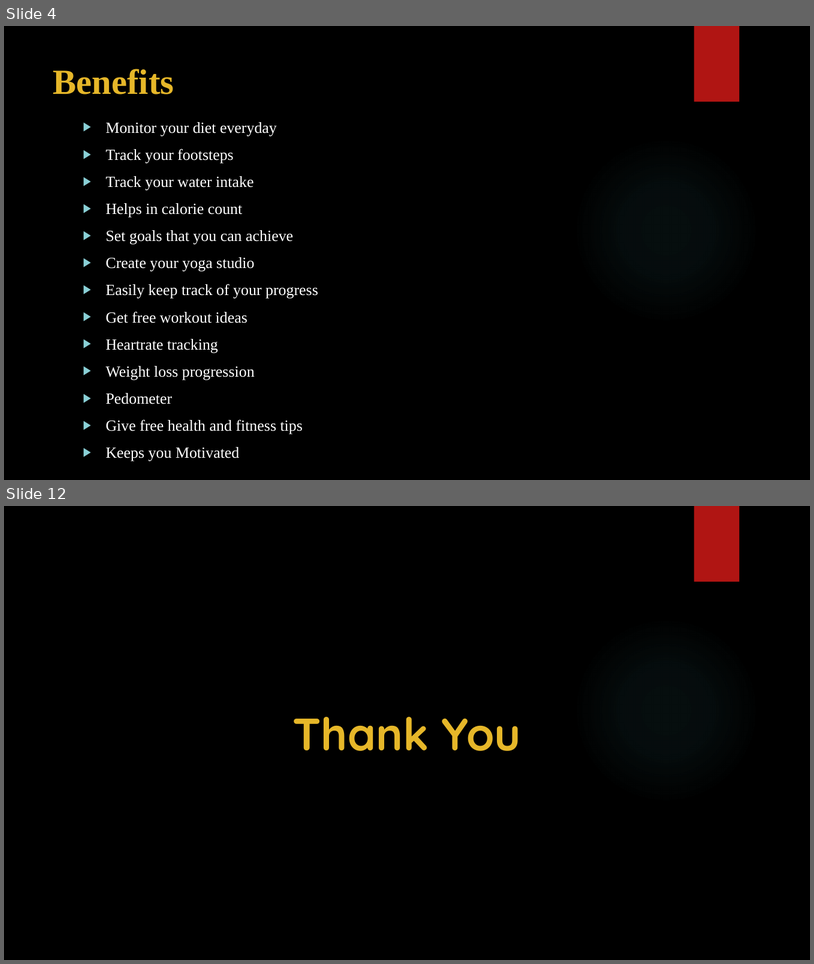
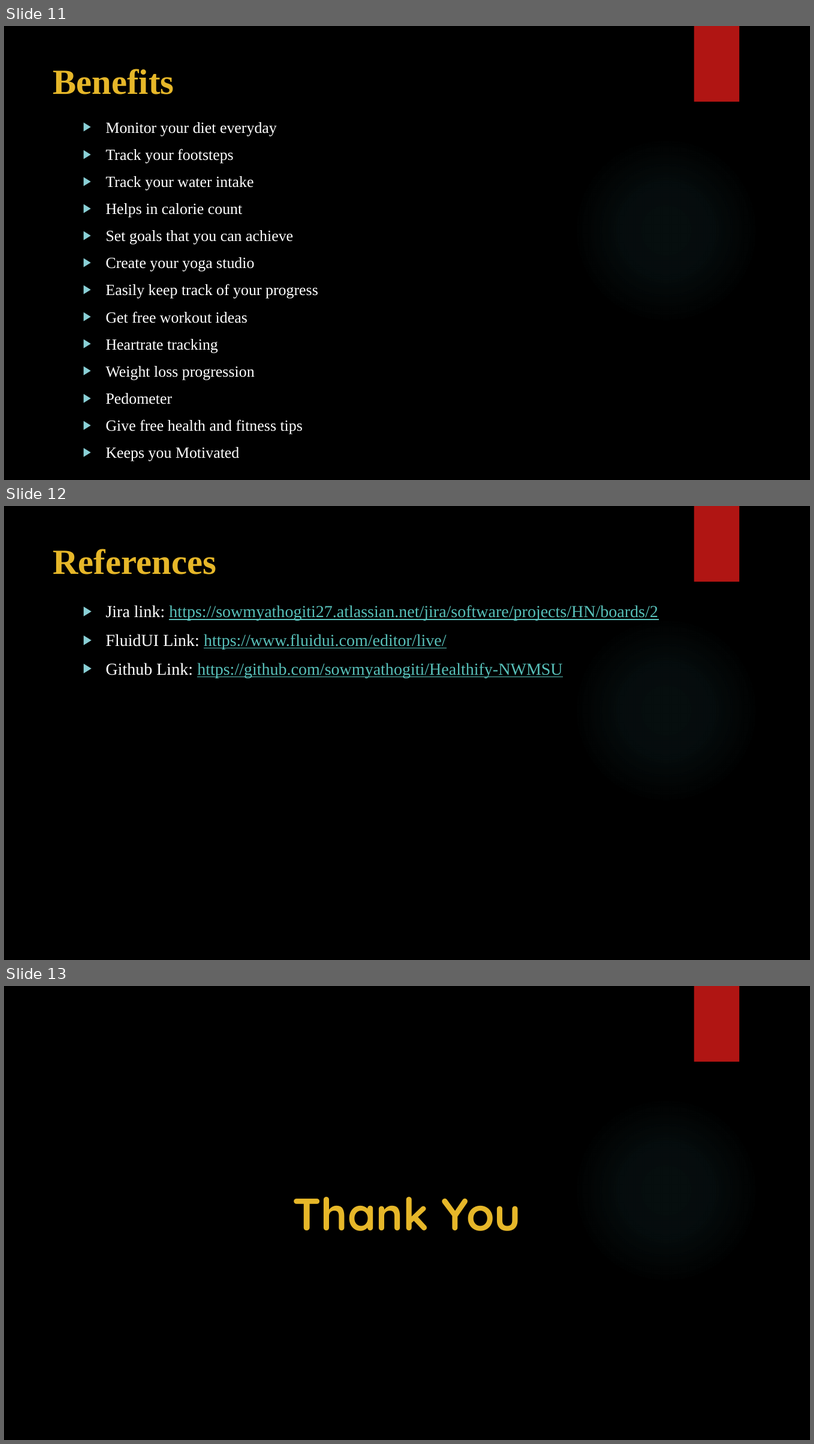
Before and after one commit to sowmyathogiti/Healthify, a slide deck: Healthify-NWMSU.pptx. Shown one above the other, each under a label of ours: slides 4 and 12 before the commit, slides 11, 12 and 13 after it; the slides between them are not shown. The pictures are 814x964 and 814x1444 pixels, drawn with LibreOffice and Linux fonts; fonts in the diff are those of the drawing; background and template pictures are left out. Boxes give left, top, right and bottom in pixels: in the first picture for what was removed or moved away, otherwise in the second. Text is boxed around its words. In the diff, an @@ line names an element or a change of style, - is before the commit and + after.

```diff
--- a/Healthify-NWMSU.pptx
+++ b/Healthify-NWMSU.pptx
@@ slide 12 added at [4, 506, 810, 960], background picture (left out); not listed: 2 template elements that a slide beside it also shows @@
@@ title added at [53, 549, 216, 574], 42 pt, text #E6B729, bold @@
+References
@@ text added at [106, 605, 658, 678], 20 pt, text #58C1BA, underline @@
+▶ Jira link: https://sowmyathogiti27.atlassian.net/jira/software/projects/HN/boards/2
+▶ FluidUI Link: https://www.fluidui.com/editor/live/
+▶ Github Link: https://github.com/sowmyathogiti/Healthify-NWMSU
@@ what was slide 4 is now slide 11 @@
@@ what was slide 12 is now slide 13 @@
```
Also in this commit, not shown: 3 slides changed.
